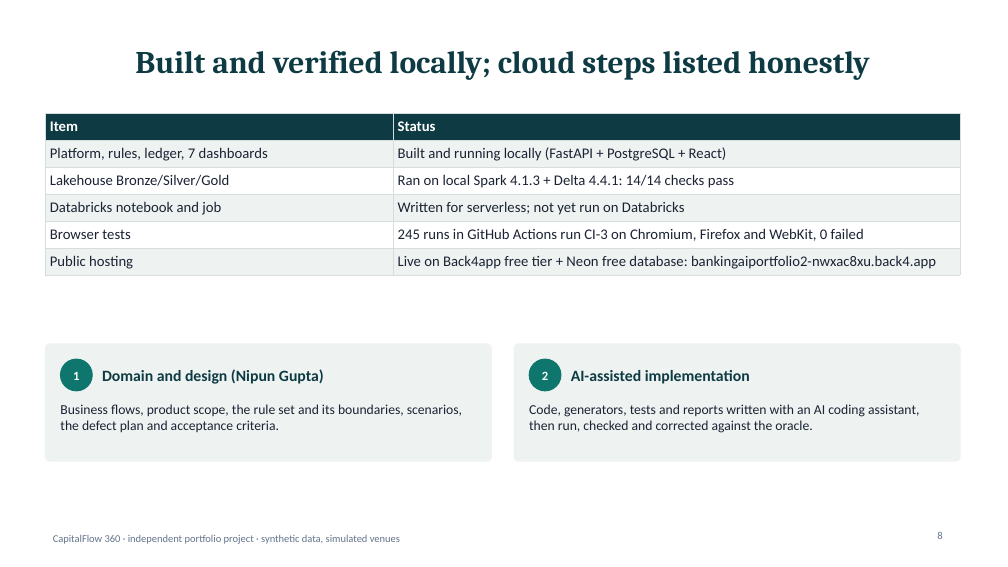
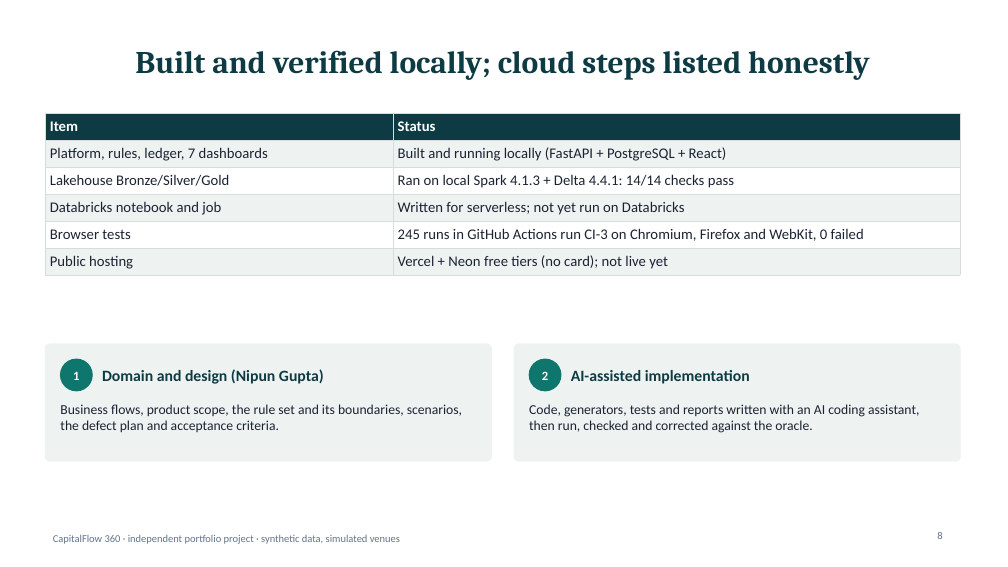
Before and after one commit to nipunrg1990rocks-dev/banking-ai-portfolio, a slide deck: slide 8 of projects/p7_capitalflow360/reporting/out/CF360_Executive_Summary.pptx. Drawn at 1008x567 pixels with LibreOffice and Linux fonts; fonts in the diff are those of the drawing. Boxes give left, top, right and bottom in pixels: in the first picture for what was removed or moved away, otherwise in the second. Text is boxed around its words. In the diff, an @@ line names an element or a change of style, - is before the commit and + after.

```diff
--- a/projects/p7_capitalflow360/reporting/out/CF360_Executive_Summary.pptx
+++ b/projects/p7_capitalflow360/reporting/out/CF360_Executive_Summary.pptx
@@ table at (x1=45, y1=113, x2=960, y2=273) @@
-row 6, column 2: Live on Back4app free tier + Neon free database: bankingaiportfolio2-nwxac8xu.back4.app
+row 6, column 2: Vercel + Neon free tiers (no card); not live yet
```
Also in this commit, not shown: 1 other slide changed, 22 other files.
